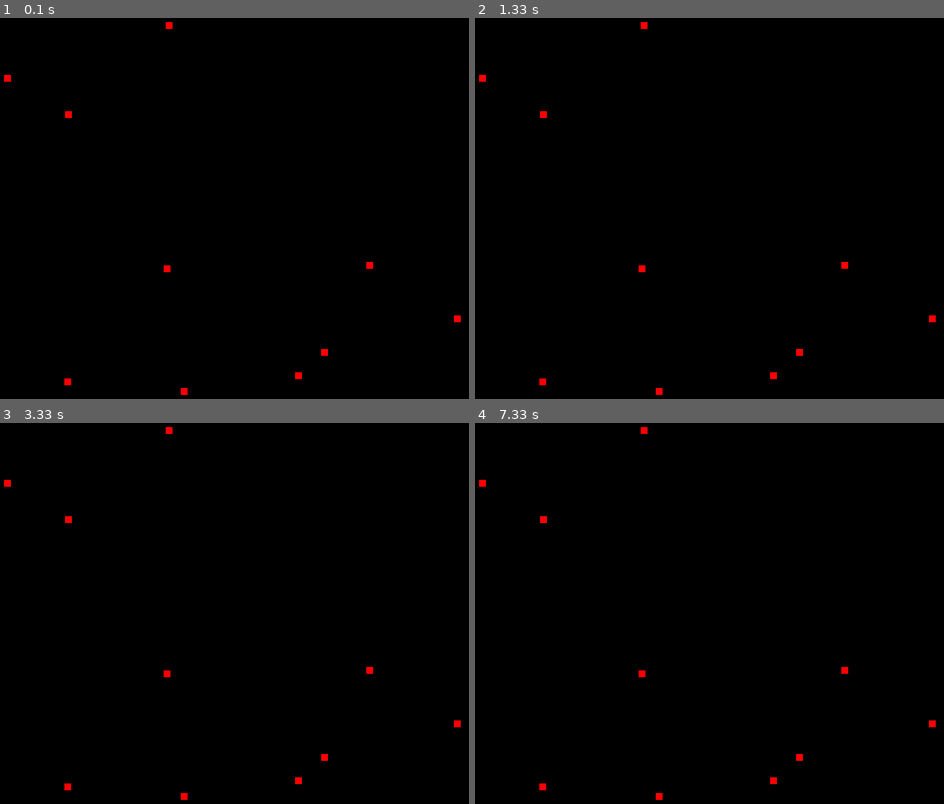
Above: before the commit, frames 1-4 (two rows, left to right).
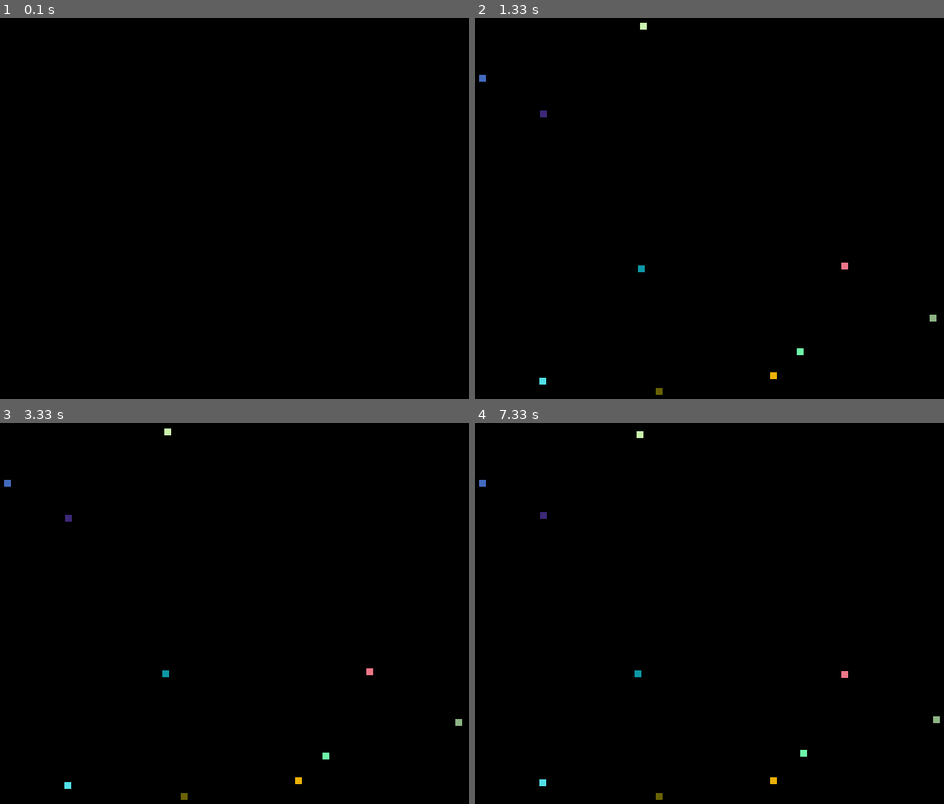
Above: after the commit, the same moments.

Repository: PaperPesto/pygame
Game: pygame game, started from sim.py
Same seed, same stepped clock (60 frames per second), same inputs: the game is played once before the commit and once after it.
Inputs:
- Up to frame 1 (0.1 s): no input
- Up to frame 2 (1.33 s): no input
- Up to frame 3 (3.33 s): no input
- Up to frame 4 (7.33 s): no input

The runs differ from the first frame. In frame 1, 0.3% of the frame differs, in the area x 0-99%, y 1-99%; in frame 2, 0.3%; in frame 3, 0.3%; in frame 4, 0.4%, in the area x 0-100%, y 1-99%.

Commit message:
movimento e classe Entity

Diff:
--- a/sim.py
+++ b/sim.py
@@ -2,6 +2,7 @@
 import sys
 import random
 import math
+import uuid
 
 pygame.init()
 
@@ -15,30 +16,51 @@
 YELLOW = (255,255, 0)
 BACKGROUND_COLOR = (0,0,0)
 
-entity_size = 10
+DEFAULT_SIZE = 10
 
 clock = pygame.time.Clock()
 
 class Entity:
-    x = 0
-    y = 0
 
-    def __init__(self, x, y):
+    def __init__(self, id, x = 0, y = 0, vx = 0, vy = 0, size = DEFAULT_SIZE, color = (255, 255, 255)):
+        self.id = id
         self.x = x
         self.y = y
+        self.vx = vx
+        self.vy = vy
+        self.width = size
+        self.height = size
+        self.color = color
+
+    def draw(self):
+        pygame.draw.rect(screen, self.color, (self.x, self.y, self.width, self.height))
+
+    def act(self):
+        # logica di azione
+        # movimento
+        self.__move()
+
+    def log(self):
+        print(str(self.id) + ' ' + 'x: ' + str(self.x) + ' y: ' + str(self.y))
+
+    def __move(self):
+        self.x = self.x + self.vx
+        self.y = self.y + self.vy
 
 
 entity_list = []
 
 def init_entities(entity_number = 10):
     for i in range(entity_number):
-        x = random.randint(0, WIDTH - entity_size)
-        y = random.randint(0, HEIGHT - entity_size)
-        entity_list.append(Entity(x, y))
-
-def draw_entities(entity_list):
-    for e in entity_list:
-        pygame.draw.rect(screen, RED, (e.x, e.y, 10, 10))
+        size = 10
+        id = str(uuid.uuid4())
+        x = random.randint(0, WIDTH - size)
+        y = random.randint(0, HEIGHT - size)
+        vx = random.randint(-1, 1)
+        vy = random.randint(-1, 1)
+        color = (random.randint(0, 255), random.randint(0, 255), random.randint(0, 255))
+        e = Entity(id, x, y, vx, vy, size, color)
+        entity_list.append(e)
 
 init_entities()
 
@@ -52,10 +74,12 @@
 
     screen.fill(BACKGROUND_COLOR)
 
-    #pygame.draw.rect(screen, RED, (0, 0, 10, 10))
-    draw_entities(entity_list)
+    for e in entity_list:
+        e.draw()
+        e.act()
+        e.log()
 
-    clock.tick(30)
+    clock.tick(1)
     #print('hello tick: ' + str(pygame.time.get_ticks()))
 
     pygame.display.update()
